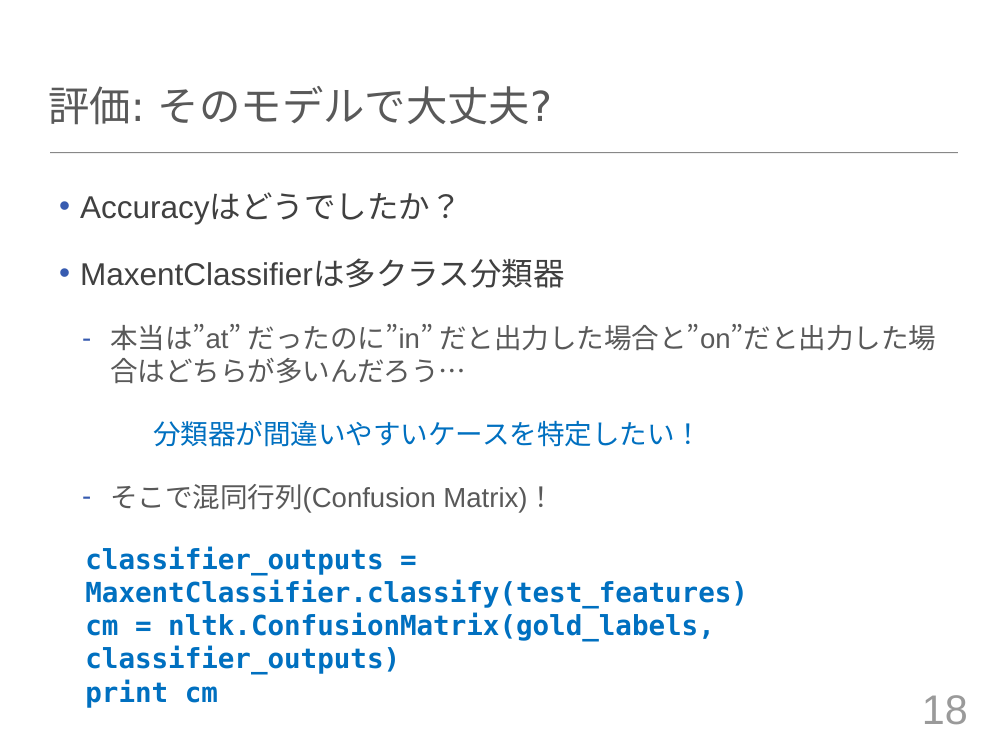
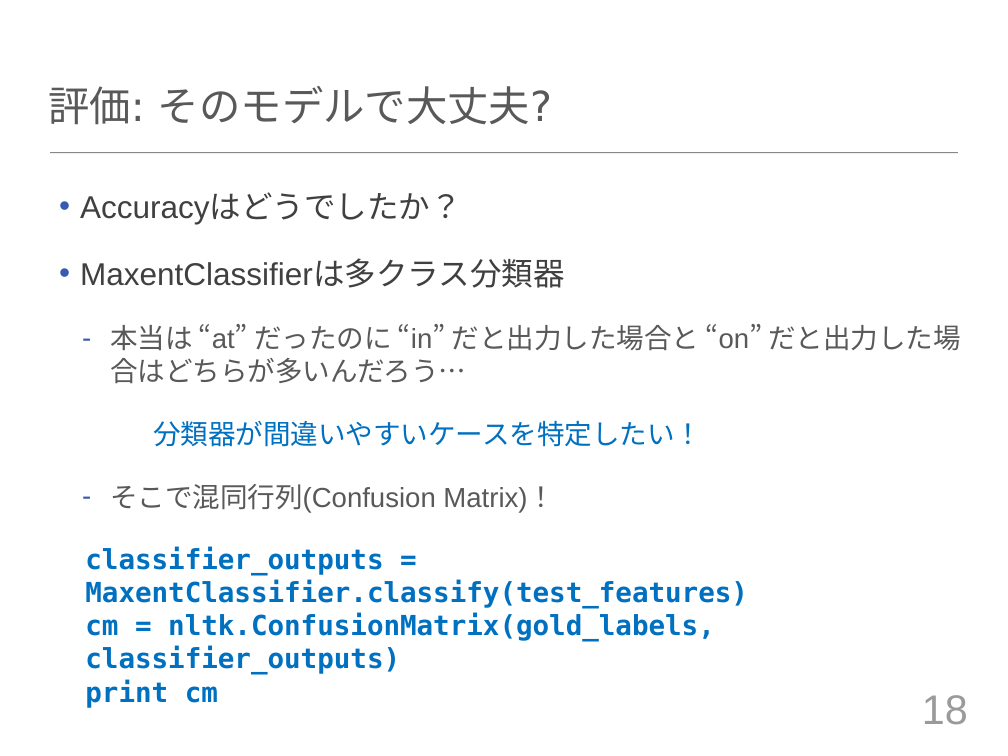
Before and after one commit to tuxedocat/ss2012, a slide deck: slide 18 of ss2012_slide.pptx. Drawn at 1008x756 pixels with LibreOffice and Linux fonts; fonts in the diff are those of the drawing. Boxes give left, top, right and bottom in pixels: in the first picture for what was removed or moved away, otherwise in the second. Text is boxed around its words. In the diff, an @@ line names an element or a change of style, - is before the commit and + after.

```diff
--- a/ss2012_slide.pptx
+++ b/ss2012_slide.pptx
@@ text at (x1=110, y1=324, x2=961, y2=383): text changed @@
-  – 本当は”at” だったのに”in” だと出力した場合と”on”だと出力した場合はどちらが多いんだろう…
+  – 本当は “at” だったのに “in” だと出力した場合と “on” だと出力した場合はどちらが多いんだろう…
```
Also in this commit, not shown: 4 other slides changed.
